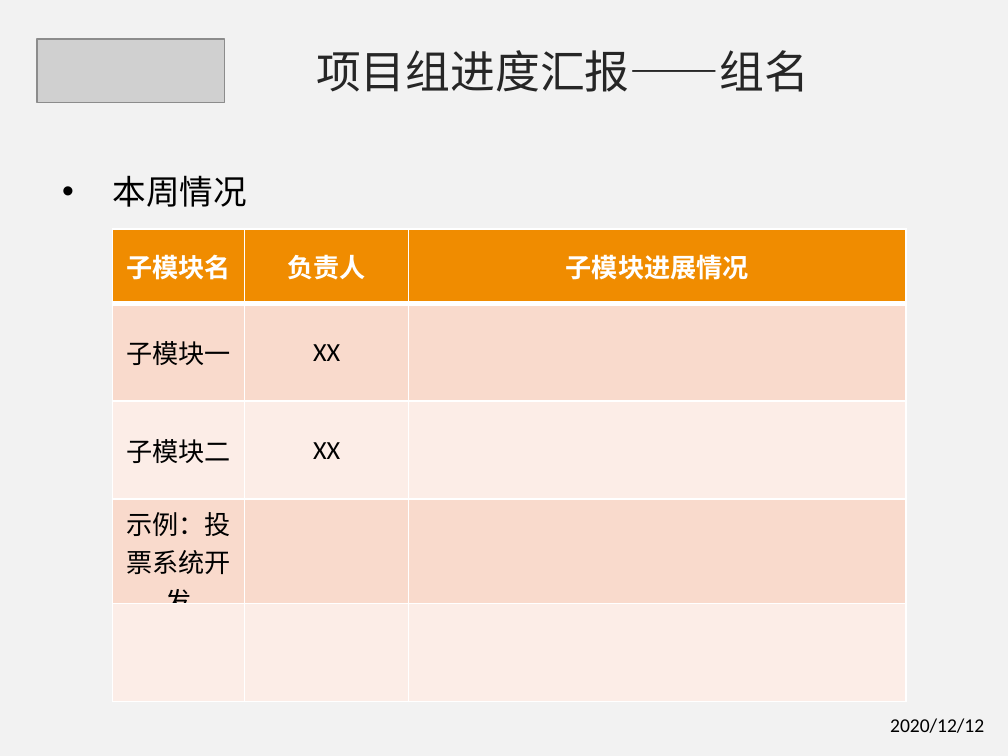
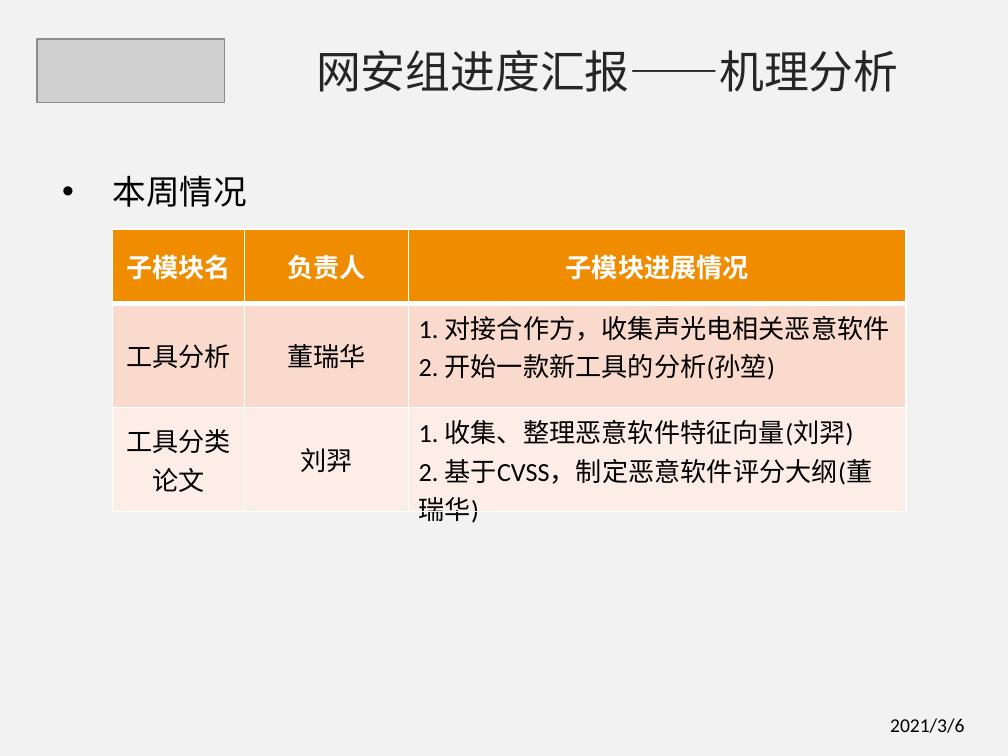
Before and after one commit to 144026/Templates, a slide deck: slide 4 of ppt/Dian/项目组进度汇报ppt模板更新-2020-12-12.pptx (slide 3 before the commit). Drawn at 1008x756 pixels with LibreOffice and Linux fonts; fonts in the diff are those of the drawing; grey boxes stand for pictures. Boxes give left, top, right and bottom in pixels: in the first picture for what was removed or moved away, otherwise in the second. Text is boxed around its words. In the diff, an @@ line names an element or a change of style, - is before the commit and + after.

```diff
--- a/ppt/Dian/项目组进度汇报ppt模板更新-2020-12-12.pptx
+++ b/ppt/Dian/项目组进度汇报ppt模板更新-2020-12-12.pptx
@@ text at (316, 50, 899, 92): text changed @@
-项目组进度汇报——组名
+网安组进度汇报——机理分析
@@ table at (113, 228, 906, 527) @@
-row 2: 子模块一 | XX | 
-row 3: 子模块二 | XX | 
-row 4: 示例：投票系统开发 |  | 
-row 5:  |  | 
+row 2: 工具分析 | 董瑞华 | 1. 对接合作方，收集声光电相关恶意软件 / 2. 开始一款新工具的分析(孙堃)
+row 3: 工具分类论文 | 刘羿 | 1. 收集、整理恶意软件特征向量(刘羿) / 2. 基于CVSS，制定恶意软件评分大纲(董瑞华)
@@ text at (890, 718, 964, 733): text changed @@
-2020/12/12
+2021/3/6
```
Also in this commit, not shown: 6 other slides changed, 1 slide added.
